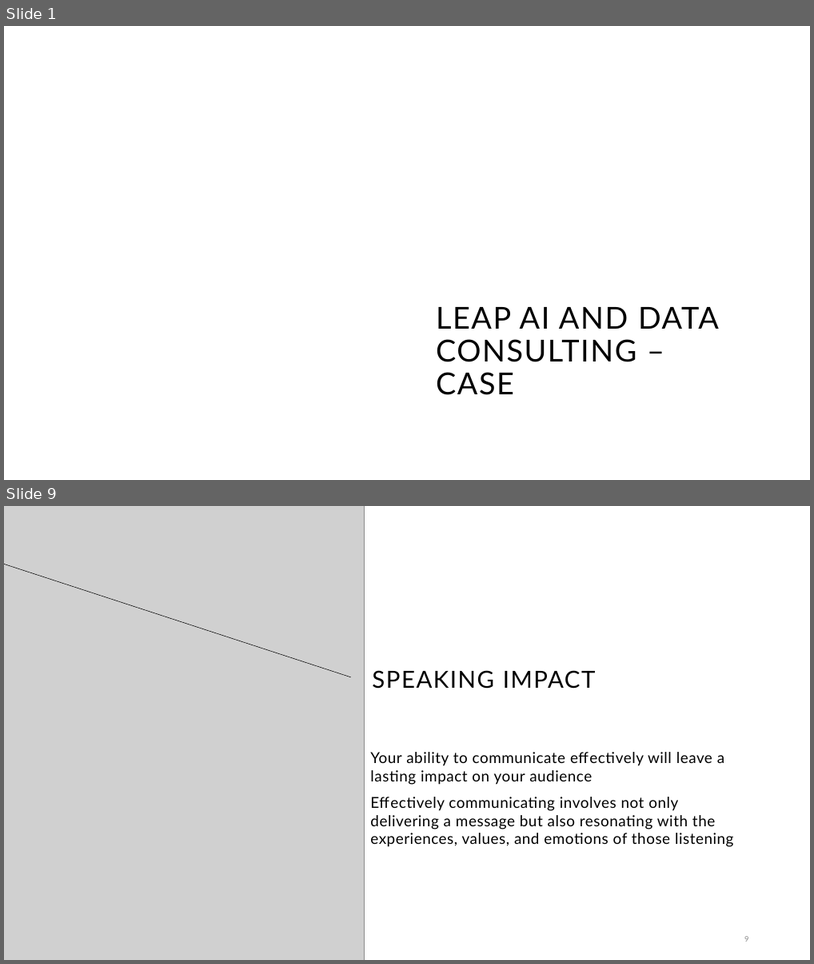
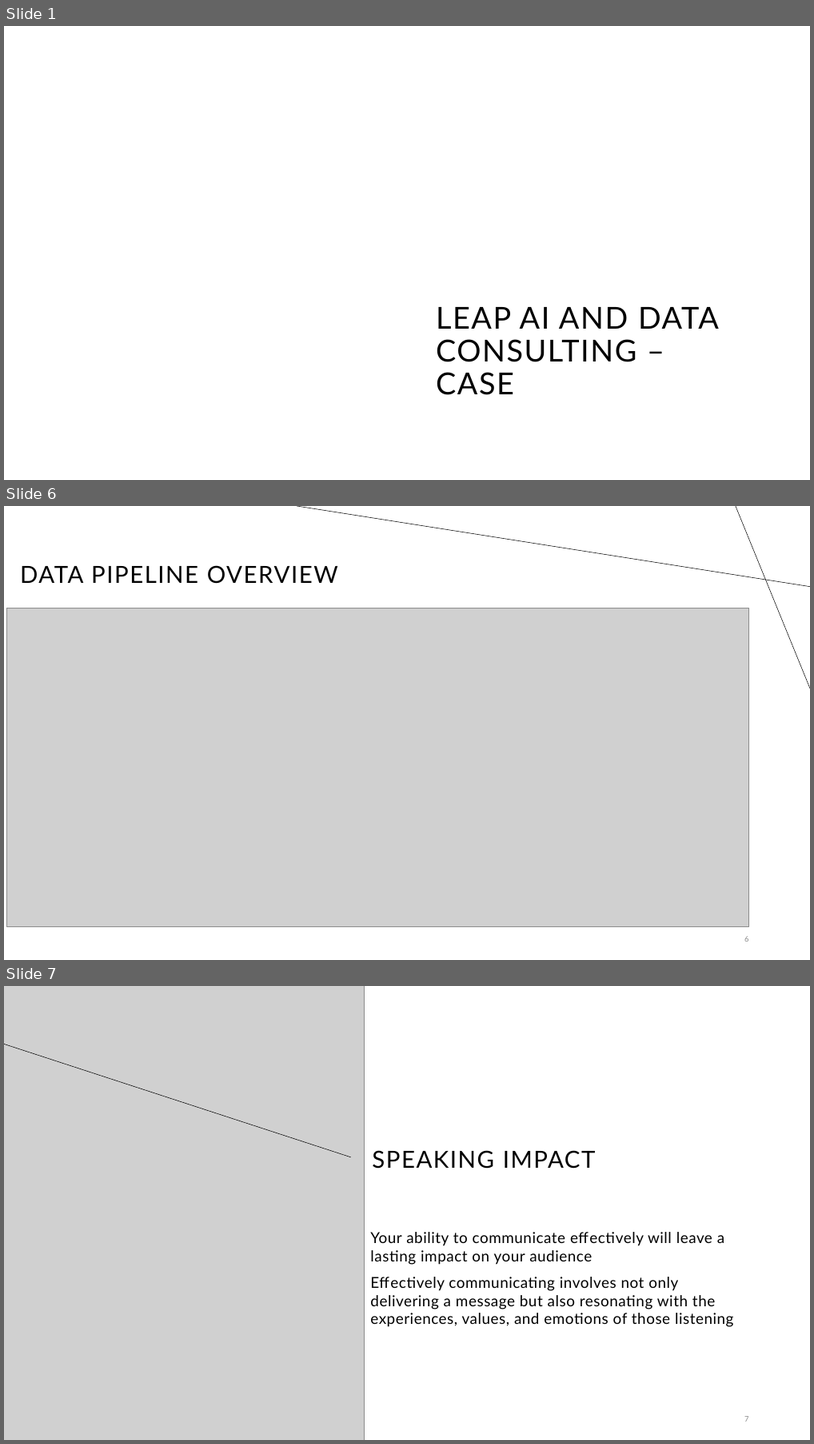
Before and after one commit to filipblaafjell/leap-case, a slide deck: Presentation.pptx. Shown one above the other, each under a label of ours: slides 1 and 9 before the commit, slides 1, 6 and 7 after it; the slides between them are not shown. The pictures are 814x964 and 814x1444 pixels, drawn with LibreOffice and Linux fonts; fonts in the diff are those of the drawing; grey boxes stand for pictures; background and template pictures are left out. Boxes give left, top, right and bottom in pixels: in the first picture for what was removed or moved away, otherwise in the second. Text is boxed around its words. In the diff, an @@ line names an element or a change of style, - is before the commit and + after.

```diff
--- a/Presentation.pptx
+++ b/Presentation.pptx
@@ slide 6 added at <box>4,506,810,960</box>, background #FFFFFF @@
@@ line added from (810, 587) to (297, 506), #000000 0.5 pt @@
@@ line added from (736, 506) to (810, 688), #000000 0.5 pt @@
@@ title added at <box>20,565,338,584</box>, 28 pt, text #000000 @@
+DATA PIPELINE OVERVIEW
@@ picture added at <box>7,608,750,927</box> @@
@@ page number added at <box>745,936,749,941</box>, 9 pt, text #8C8C8C @@
+6
@@ what was slide 9 is now slide 7 @@
@@ page number at <box>745,1416,749,1421</box>: text changed @@
-9
+7
```
Also in this commit, not shown: 3 slides changed, 2 other slides added, 5 slides removed, 33 other files.
